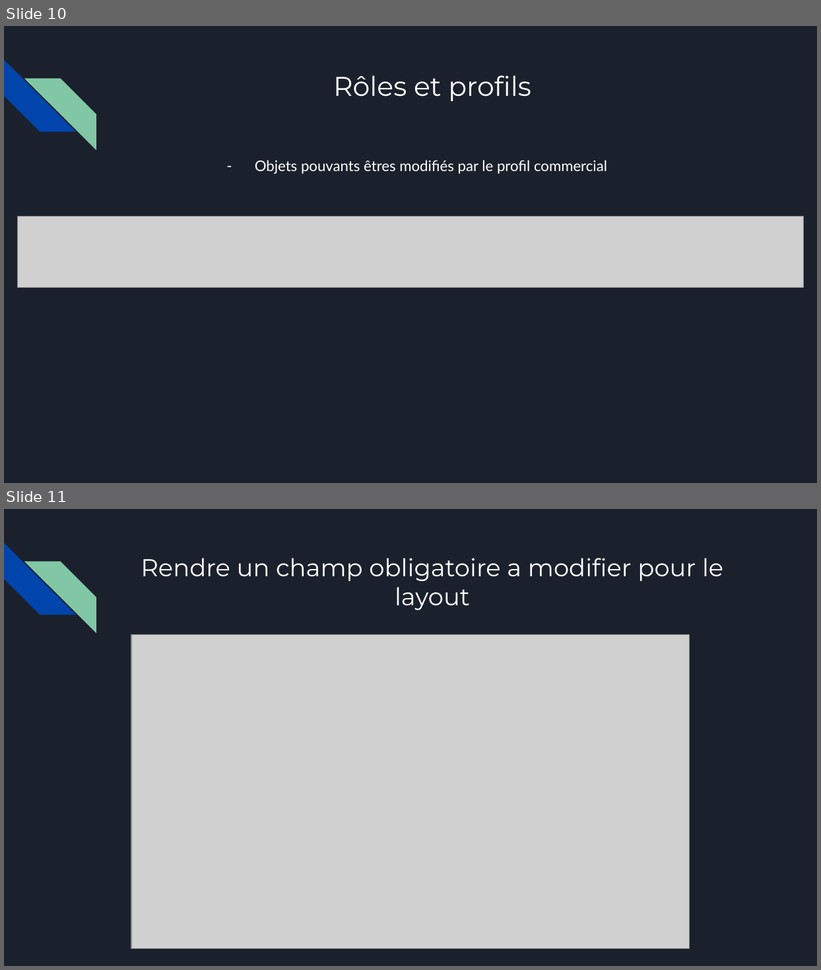
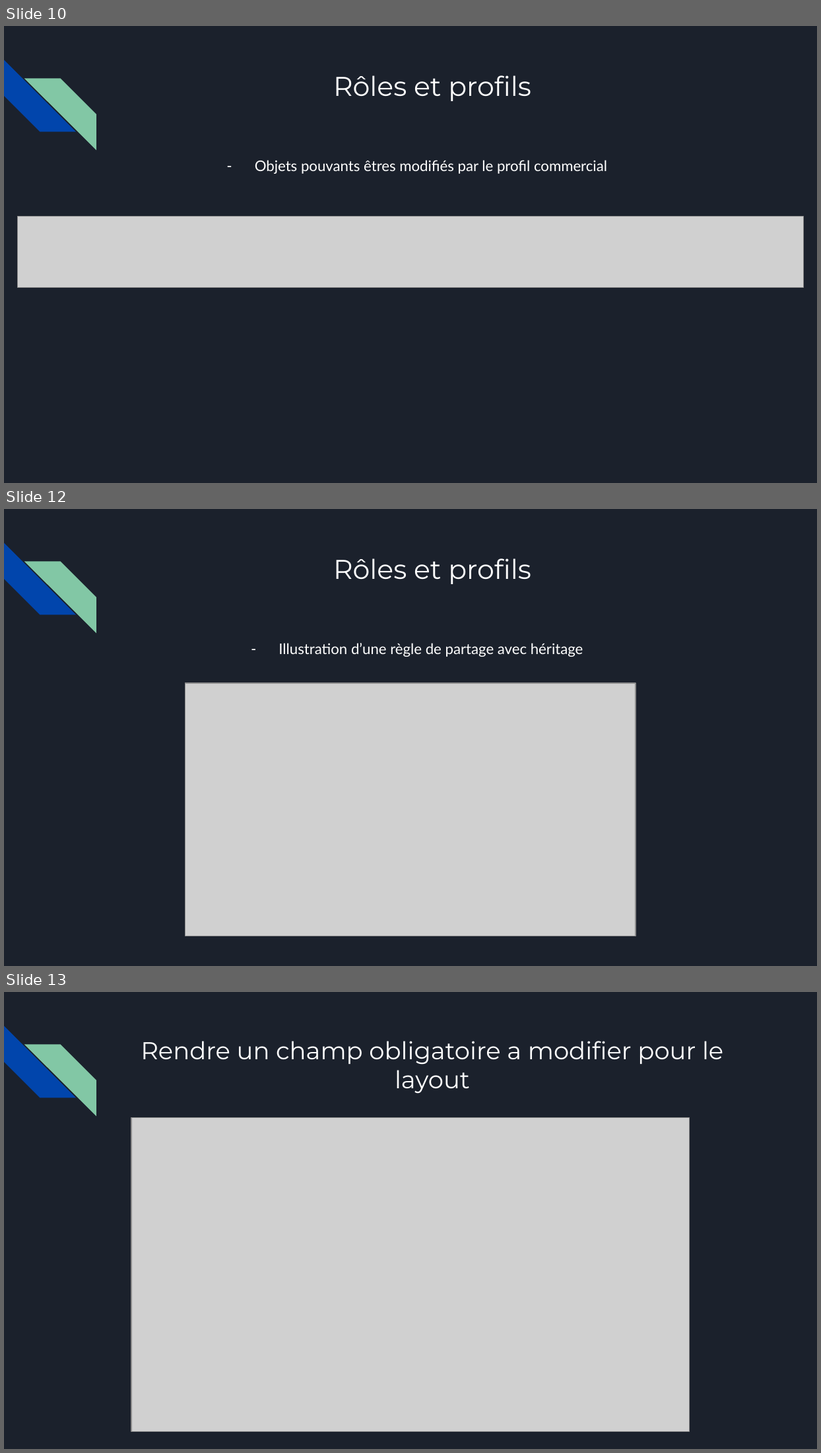
Before and after one commit to StevenLignereux/openclassroom_salesforce, a slide deck: projet_3_solution_tours_fors_life/livrables/P3_lignereux_steven/P3_01_presentation.pptx. Shown one above the other, each under a label of ours: slides 10 and 11 before the commit, slides 10, 12 and 13 after it; the slides between them are not shown. The pictures are 821x970 and 821x1453 pixels, drawn with LibreOffice and Linux fonts; fonts in the diff are those of the drawing; grey boxes stand for pictures. Boxes give left, top, right and bottom in pixels: in the first picture for what was removed or moved away, otherwise in the second. Text is boxed around its words. In the diff, an @@ line names an element or a change of style, - is before the commit and + after.

```diff
--- a/projet_3_solution_tours_fors_life/livrables/P3_lignereux_steven/P3_01_presentation.pptx
+++ b/projet_3_solution_tours_fors_life/livrables/P3_lignereux_steven/P3_01_presentation.pptx
@@ slide 12 added at <box>4,509,817,966</box>, background #1B212C; not listed: 2 template elements that a slide beside it also shows @@
@@ title added at <box>333,559,531,584</box>, 24 pt, text #FFFFFF @@
+Rôles et profils
@@ text added at <box>279,643,583,657</box>, 13 pt, text #FFFFFF @@
+– Illustration d’une règle de partage avec héritage
@@ picture added at <box>186,683,636,937</box> @@
@@ what was slide 11 is now slide 13 @@
```
Also in this commit, not shown: 1 other slide added, 1 other file.
